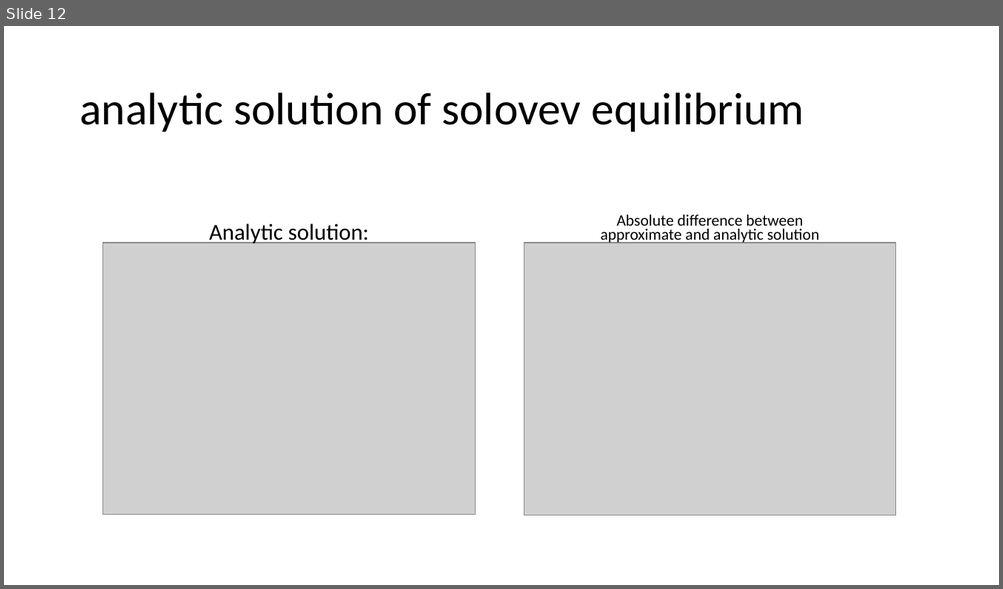
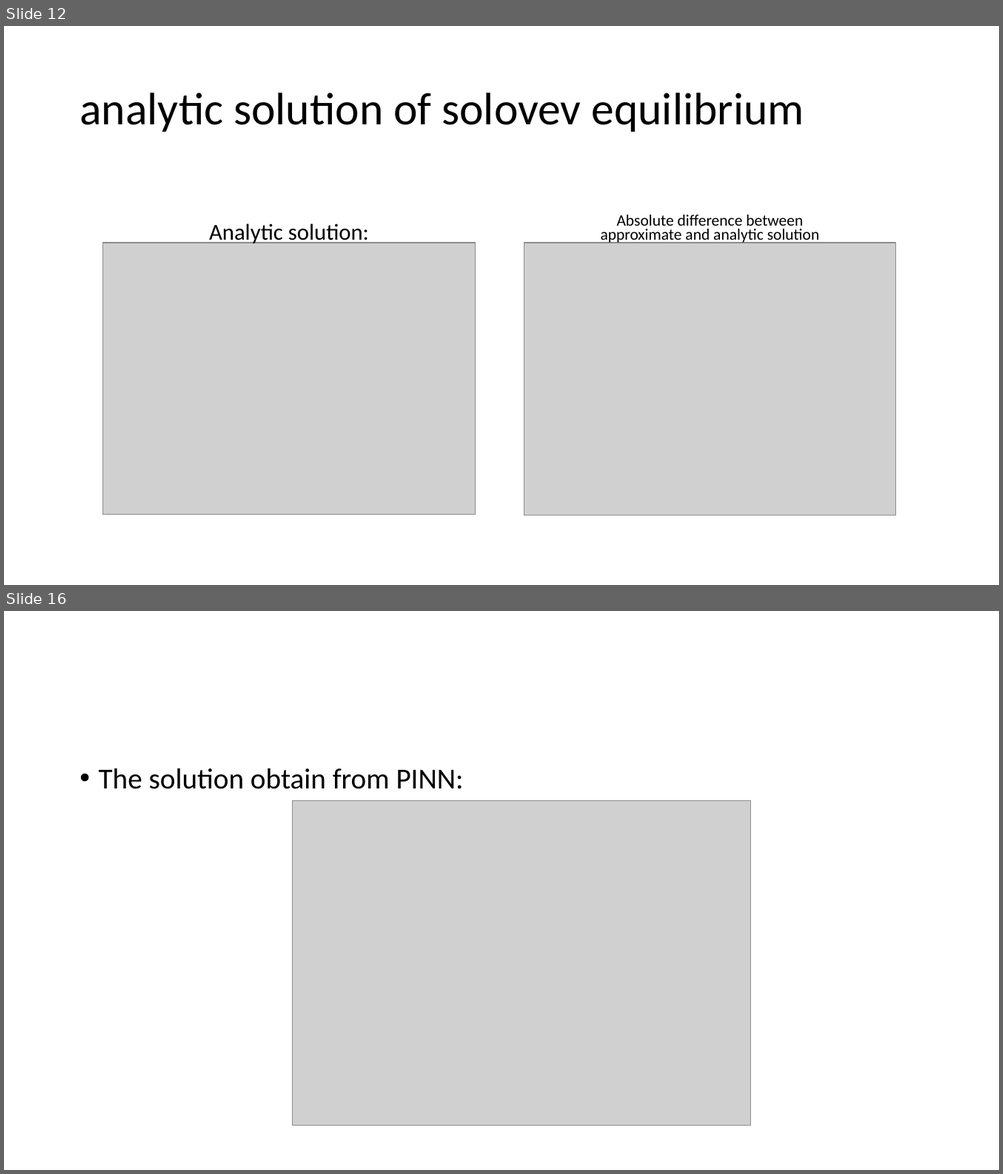
Before and after one commit to harryyudha7/thesis, a slide deck: solving GS equation.pptx. Shown one above the other, each under a label of ours: slide 12 before the commit, slides 12 and 16 after it; the slides between them are not shown. The pictures are 1003x589 and 1003x1174 pixels, drawn with LibreOffice and Linux fonts; fonts in the diff are those of the drawing; grey boxes stand for pictures. Boxes give left, top, right and bottom in pixels: in the first picture for what was removed or moved away, otherwise in the second. Text is boxed around its words. In the diff, an @@ line names an element or a change of style, - is before the commit and + after.

```diff
--- a/solving GS equation.pptx
+++ b/solving GS equation.pptx
@@ slide 16 added at [4, 611, 999, 1170], background #FFFFFF @@
@@ text added at [99, 768, 464, 789], 28 pt, text #000000 @@
+• The solution obtain from PINN:
@@ picture added at [292, 801, 751, 1126] @@
```
Also in this commit, not shown: 13 other slides added, 2 slides removed, 4 other files.
